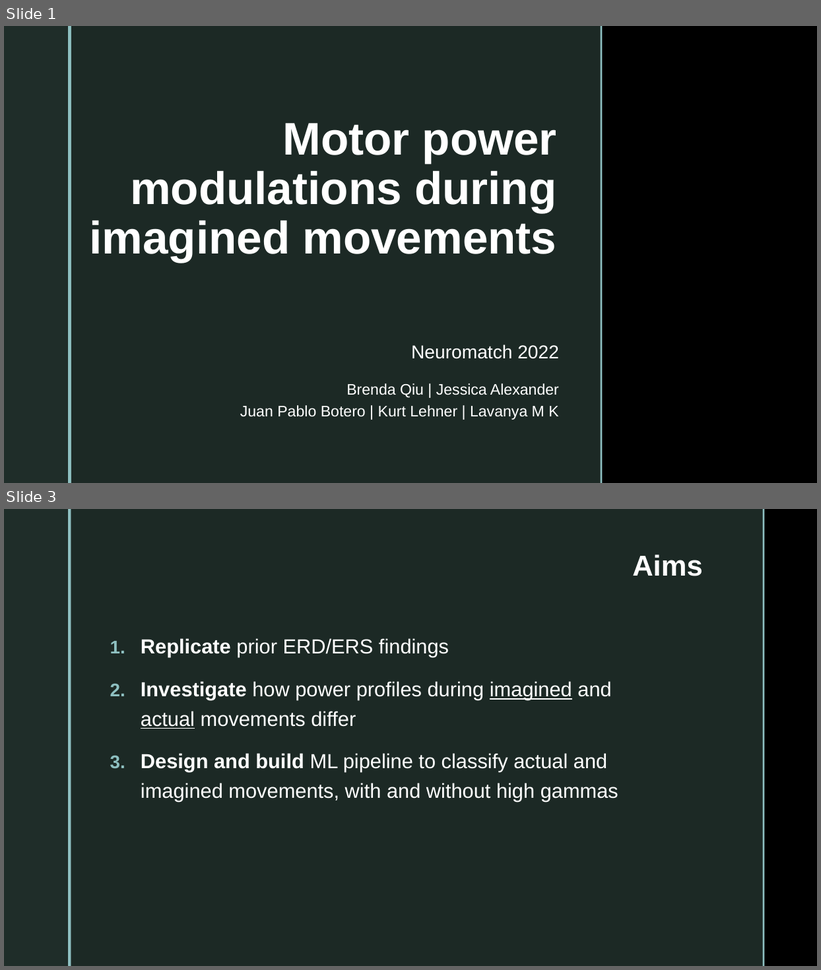
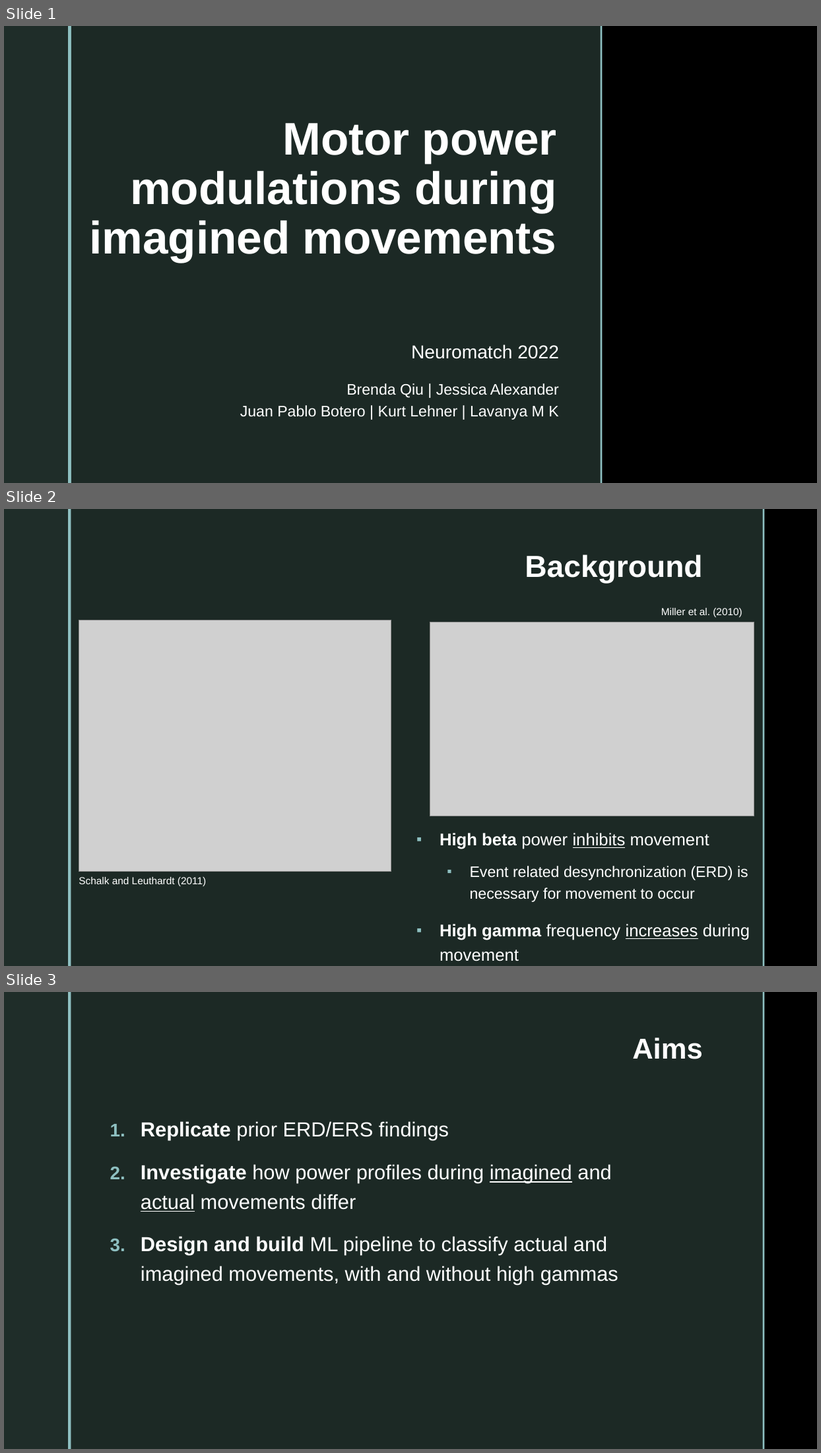
Before and after one commit to jessb0t/motorImagery, a slide deck: archive/project-summary.pptx. Shown one above the other, each under a label of ours: slides 1 and 3 before the commit, slides 1, 2 and 3 after it; the slides between them are not shown. The pictures are 821x970 and 821x1453 pixels, drawn with LibreOffice and Linux fonts; fonts in the diff are those of the drawing; grey boxes stand for pictures; background and template pictures are left out. Boxes give left, top, right and bottom in pixels: in the first picture for what was removed or moved away, otherwise in the second. Text is boxed around its words. In the diff, an @@ line names an element or a change of style, - is before the commit and + after.

Commit message:
Update background slides

```diff
--- a/archive/project-summary.pptx
+++ b/archive/project-summary.pptx
@@ slide 2 added at <box>4,509,817,966</box>, background picture (left out); not listed: 4 template elements that a slide beside it also shows @@
@@ title added at <box>525,555,702,584</box>, 36 pt, text #FFFFFF, bold @@
+Background
@@ picture added at <box>79,620,391,872</box> @@
@@ picture added at <box>430,622,754,817</box> @@
@@ text added at <box>661,608,742,618</box>, 12 pt, text #FFFFFF @@
+Miller et al. (2010)
@@ text added at <box>440,833,750,962</box>, 20 pt, text #FFFFFF @@
+▪ High beta power inhibits movement
+  ▪ Event related desynchronization (ERD) is necessary for movement to occur
+▪ High gamma frequency increases during movement
@@ text added at <box>79,877,206,887</box>, 12 pt, text #FFFFFF @@
+Schalk and Leuthardt (2011)
```
Also in this commit, not shown: 1 other slide added, 1 slide removed, 2 other files.
